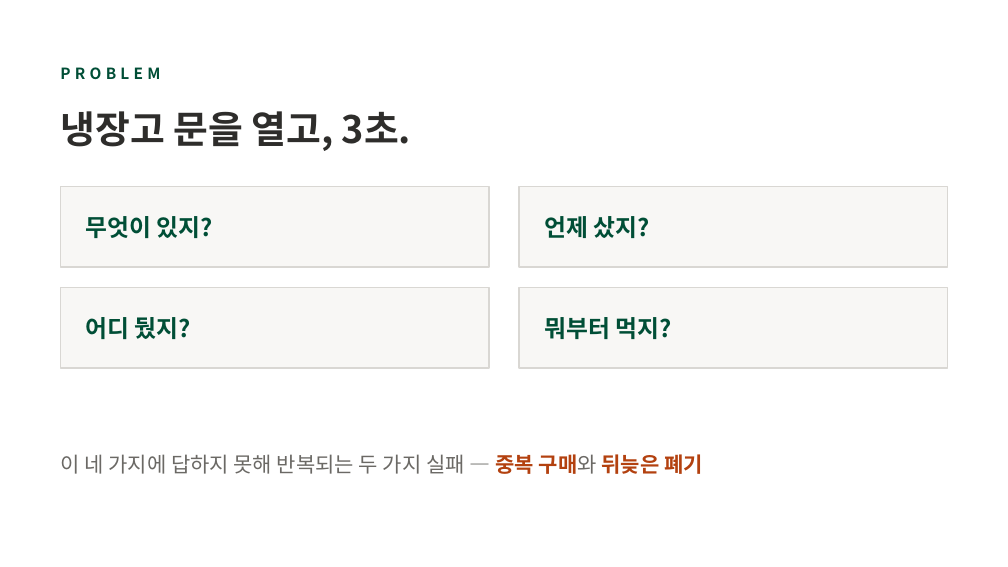
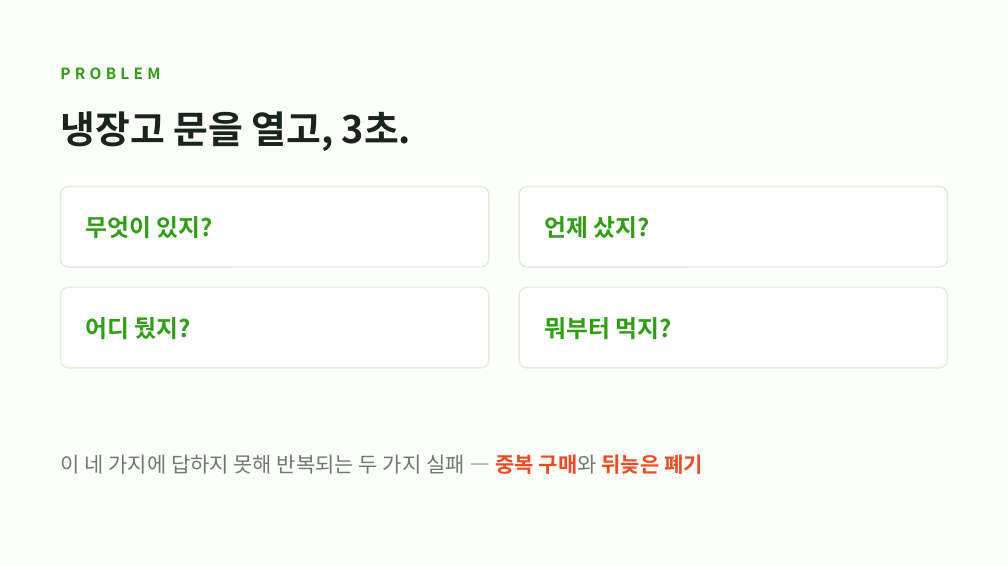
Before and after one commit to stkd9w57jm-oss/igeomeonjeo, a slide deck: slide 2 of docs/이거먼저-발표.pptx. Drawn at 1008x567 pixels with LibreOffice and Linux fonts; fonts in the diff are those of the drawing. Boxes give left, top, right and bottom in pixels: in the first picture for what was removed or moved away, otherwise in the second. Text is boxed around its words. In the diff, an @@ line names an element or a change of style, - is before the commit and + after.

```diff
--- a/docs/이거먼저-발표.pptx
+++ b/docs/이거먼저-발표.pptx
@@ background #FFFFFF to #FCFEF9 @@
@@ text "냉장고 문을 열고, 3초." at (x1=60, y1=111, x2=411, y2=151): text colour #2E2D2B to #17251C @@
@@ rectangle to rounded rectangle; fill #F8F7F5 to #FFFFFF; outline #D9D7D3 1 pt to #E3ECDA 1 pt in 4 elements at (x1=60, y1=186, x2=489, y2=267), (x1=519, y1=186, x2=948, y2=267), (x1=60, y1=287, x2=489, y2=368), (x1=519, y1=287, x2=948, y2=368) @@
@@ text colour #004E36 to #2F9E14 in 5 elements at (x1=60, y1=67, x2=160, y2=79), (x1=86, y1=216, x2=213, y2=238), (x1=544, y1=216, x2=650, y2=238), (x1=86, y1=317, x2=191, y2=339), (x1=544, y1=317, x2=671, y2=339) @@
@@ text "이 네 가지에 답하지 못해 ..." at (x1=60, y1=454, x2=703, y2=474): text colour #6B6965 to #6D7A6F in "이 네 가지에 답하지 못해 반복되는 두 ..."; text colour #B3410F to #EF4A25 in "중복 구매와 뒤늦은 폐기" @@
```
Also in this commit, not shown: 10 other slides changed.
